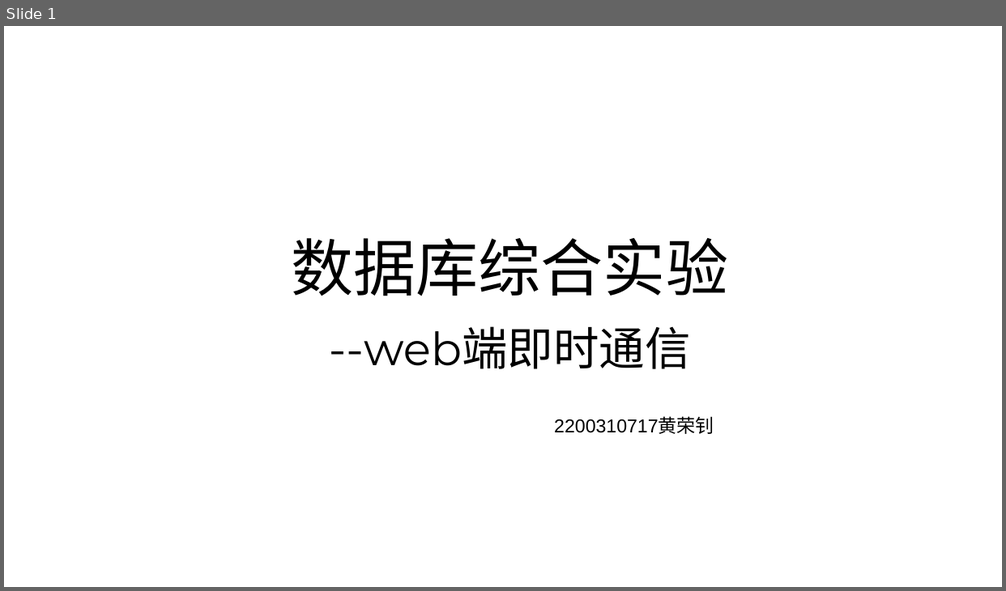
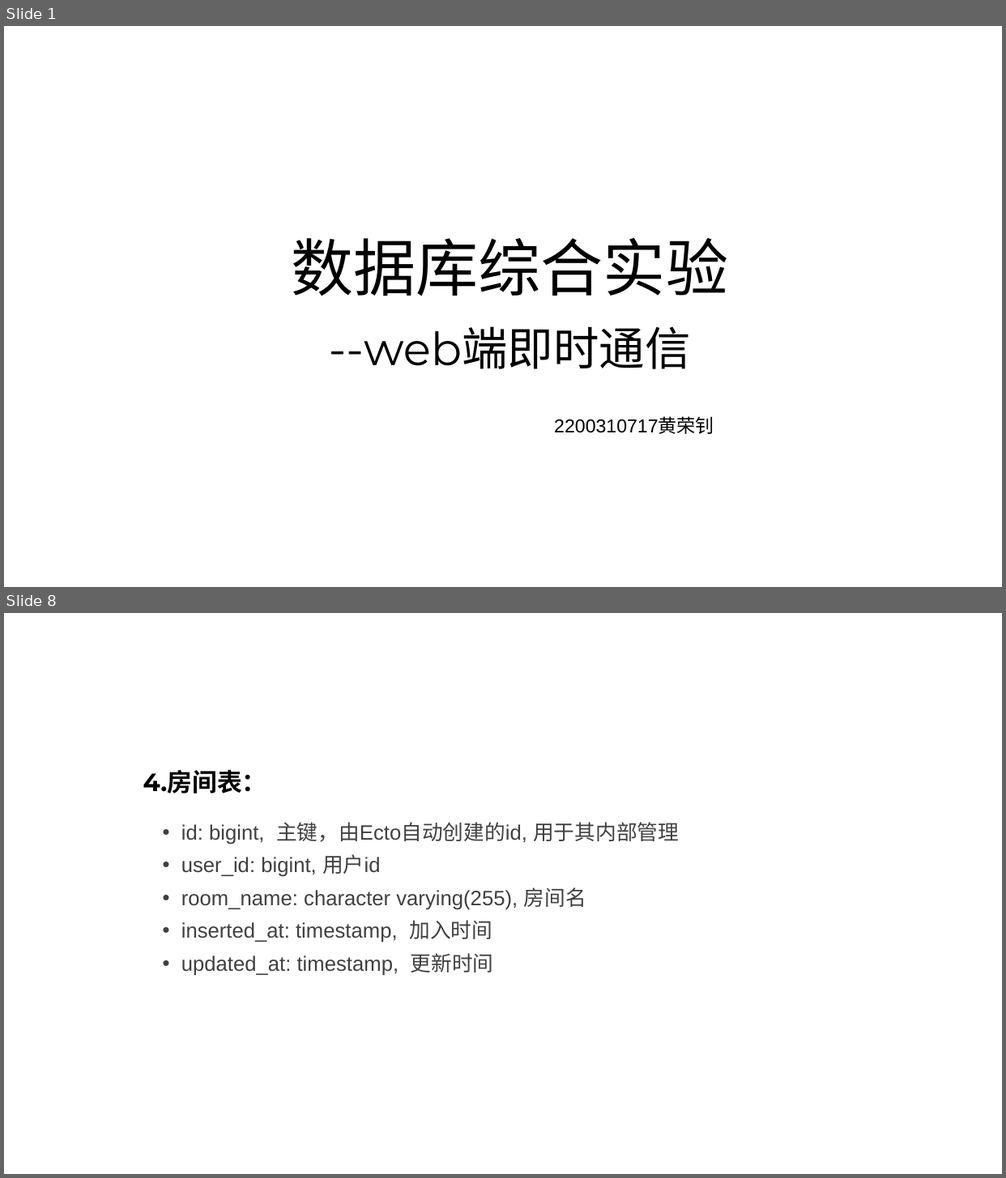
Before and after one commit to Finlifin/database_final, a slide deck: 数据库综合实验.pptx. Shown one above the other, each under a label of ours: slide 1 before the commit, slides 1 and 8 after it; the slides between them are not shown. The pictures are 1006x591 and 1006x1178 pixels, drawn with LibreOffice and Linux fonts; fonts in the diff are those of the drawing. Boxes give left, top, right and bottom in pixels: in the first picture for what was removed or moved away, otherwise in the second. Text is boxed around its words. In the diff, an @@ line names an element or a change of style, - is before the commit and + after.

```diff
--- a/数据库综合实验.pptx
+++ b/数据库综合实验.pptx
@@ slide 8 added at [4, 613, 1002, 1174], background #FFFFFF @@
@@ title added at [143, 769, 267, 794], 24 pt, text #000000, bold @@
+4.房间表：
@@ text added at [181, 822, 679, 976], 20 pt, text #404040 @@
+• id: bigint, 主键，由Ecto自动创建的id, 用于其内部管理
+• user_id: bigint, 用户id
+• room_name: character varying(255), 房间名
+• inserted_at: timestamp, 加入时间
+• updated_at: timestamp, 更新时间
```
Also in this commit, not shown: 2 slides changed, 8 other slides added, 5 other files.
